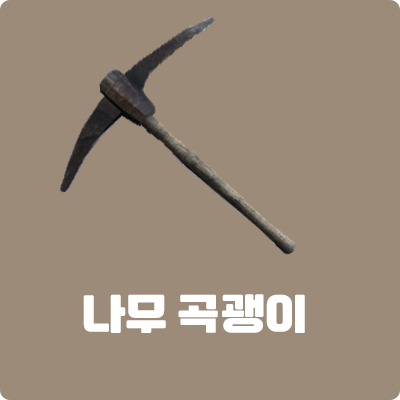
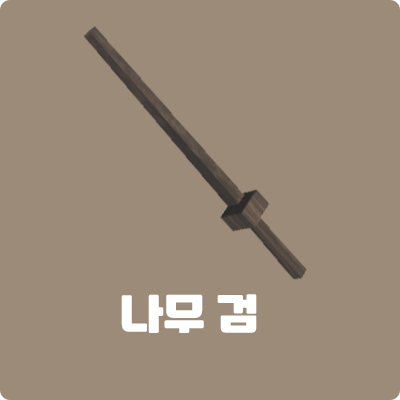
Two versions of the same layered image (400 x 400). Layer-by-layer changes:
added layer "레이어 11" above "레이어 4" over left=83, top=26, right=307, bottom=280
renamed "나무 곡괭이" to "나무 검", painted on it over left=83, top=294, right=305, bottom=333
hid "레이어 2" over left=60, top=15, right=296, bottom=255
